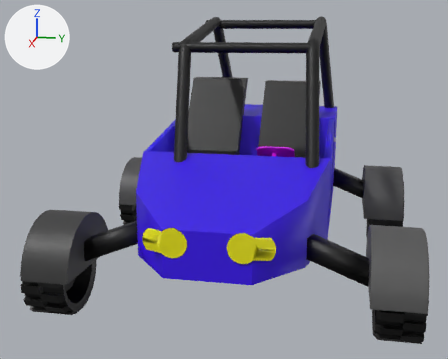
The Blender file CAR.blend as it was, and as the next commit left it.
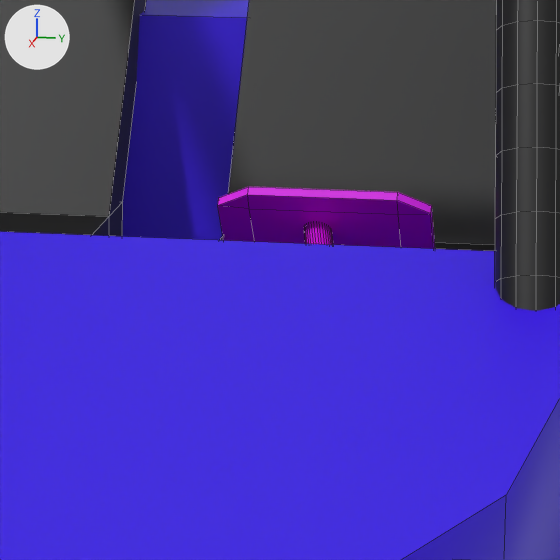
There are two pictures of each version: one whole from a camera (50 mm lens) standing at (506.3, 83.5, 154.7) and looking at (8.1, -16.1, 30.1), one close up on the part from 49% to 71% of the width and 32% to 59% of the height. Every picture has the same lights, and +X, +Y and +Z are marked at upper left. The close-ups show mesh edges as thin lines.
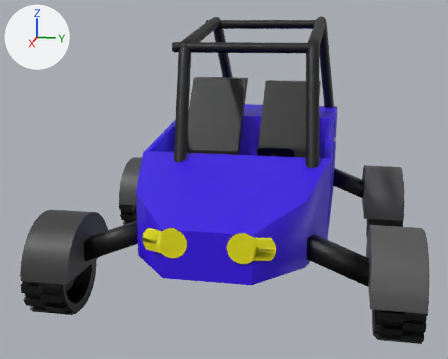
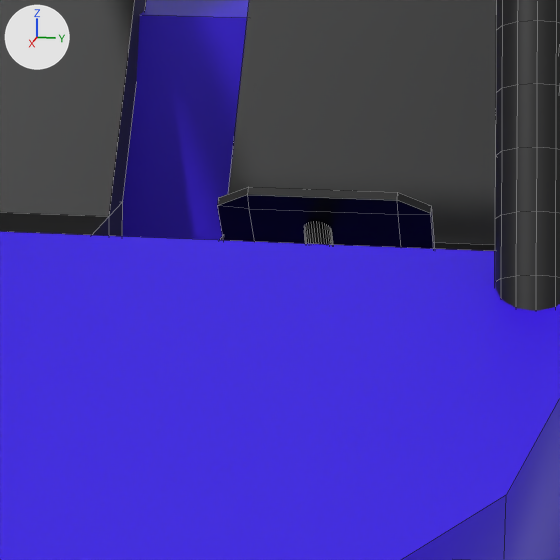
Pixel boxes (x1, y1, x2, y2) of what changed, in the close-ups (560 x 560 px):
'Cylinder', recoloured
    both: (218, 187, 435, 249)

The change in detail:
Material 'Material.020' (mat_material_020) changes colour from pink #d800e7 to black #000000; in linear values from (0.69, 0.0, 0.8) to (0.0, 0.0, 0.0).
